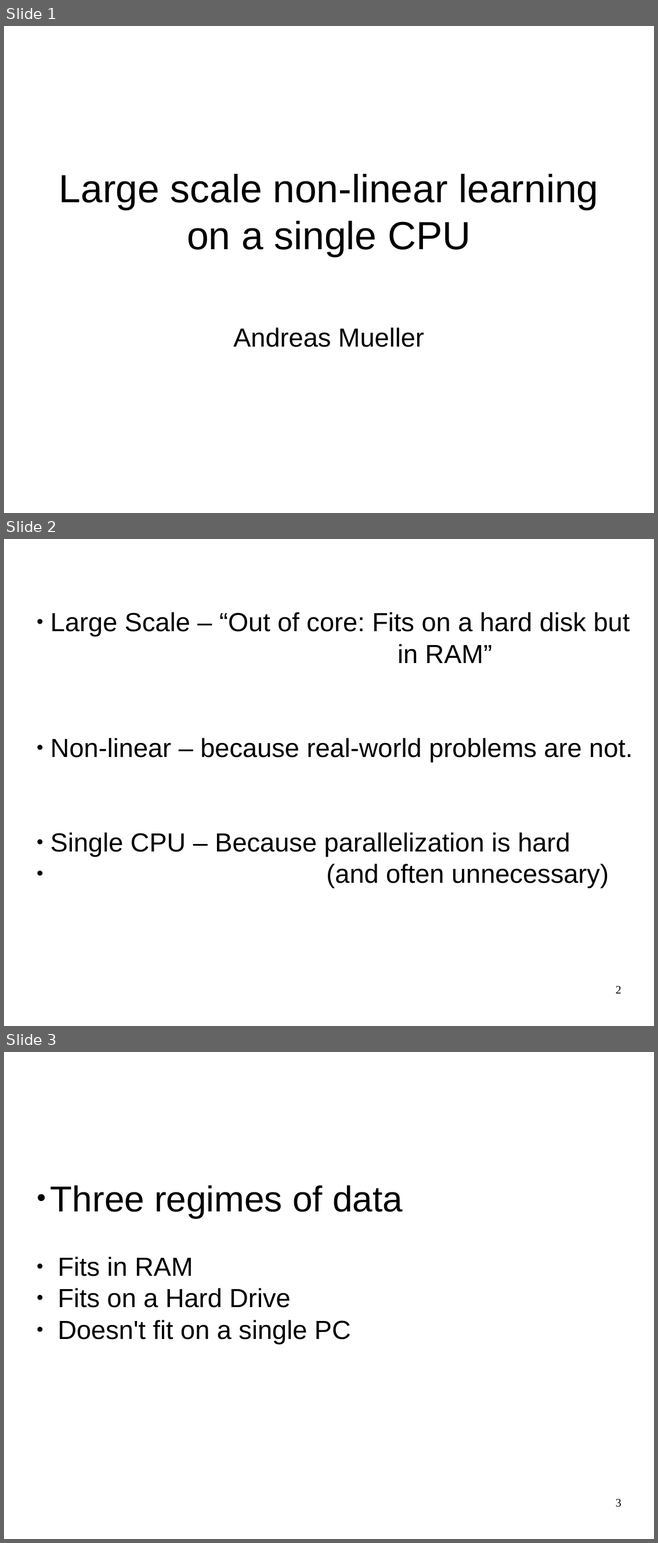
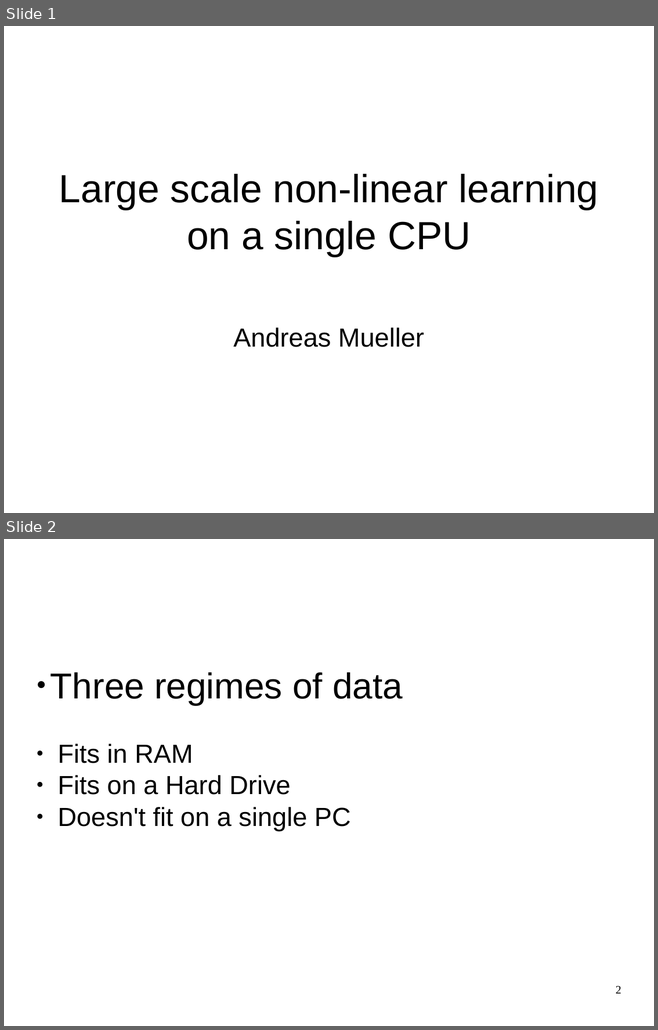
Before and after one commit to amueller/ml-workshop-4-of-4, a slide deck: slides/01-out-of-core-non-linear.odp. Shown one above the other, each under a label of ours: slides 1, 2 and 3 before the commit, slides 1 and 2 after it. The pictures are 658x1543 and 658x1030 pixels, drawn with LibreOffice and Linux fonts; fonts in the diff are those of the drawing. Boxes give left, top, right and bottom in pixels: in the first picture for what was removed or moved away, otherwise in the second. Text is boxed around its words. In the diff, an @@ line names an element or a change of style, - is before the commit and + after.

Commit message:
update out of core non-linear slightly

```diff
--- a/slides/01-out-of-core-non-linear.odp
+++ b/slides/01-out-of-core-non-linear.odp
@@ slide 2 removed at (x1=4, y1=539, x2=654, y2=1026), background #FFFFFF @@
@@ subtitle removed at (x1=50, y1=612, x2=632, y2=888) @@
-● Large Scale – “Out of core: Fits on a hard disk but in RAM”
-● Non-linear – because real-world problems are not.
-● Single CPU – Because parallelization is hard
-● (and often unnecessary)
@@ page number removed at (x1=615, y1=986, x2=621, y2=994) @@
-2
@@ what was slide 3 is now slide 2 @@
@@ page number at (x1=615, y1=986, x2=621, y2=994): text changed @@
-3
+2
```
Also in this commit, not shown: 1 slide changed, 4 other slides removed, 1 other file.
